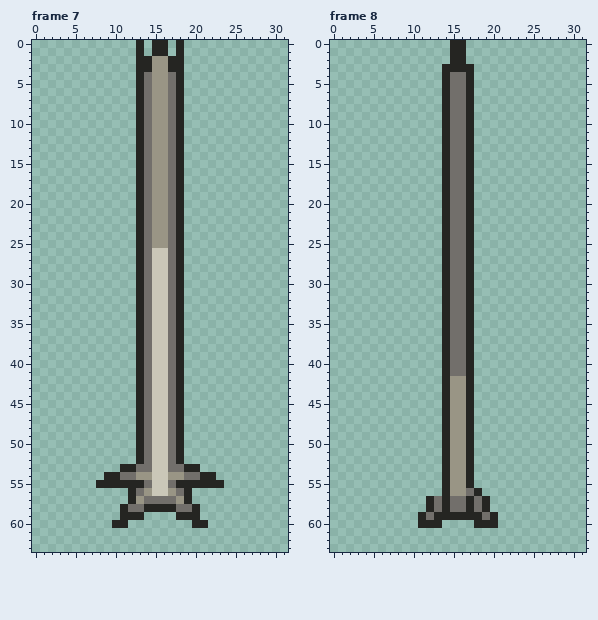
Pixel-art file -- assets/images/effects/arcane_burst.aseprite. The picture above is the old version.
32x64 pixels, 8 frames. Shown: frame 7, frame 8. The commit also changed other frames, which this record leaves out.
Once edited:
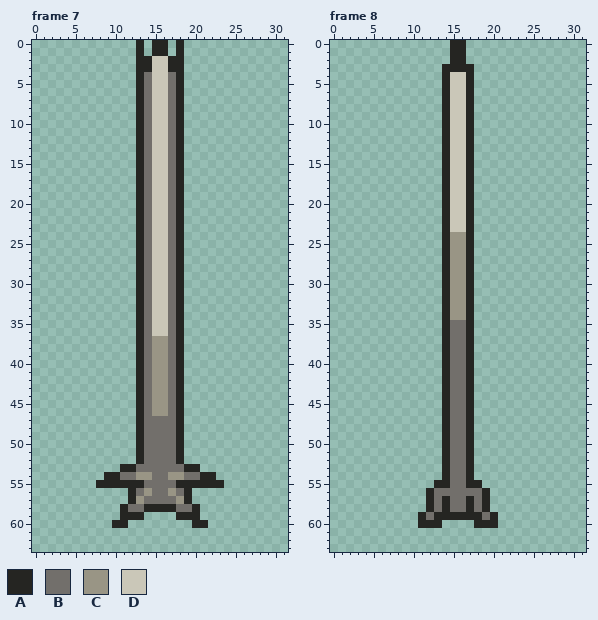
Palette (. is transparent): A #252522  B #726f6b  C #999585  D #cac7b8
From old to new:
Frame 7:
y 2..25: x 15..16 CC -> DD
y 37..46: x 15..16 DD -> CC
y 47..56: x 15..16 DD -> BB
Frame 8:
y 4..23: x 15..16 BB -> DD
y 24..34: x 15..16 BB -> CC
y 42..54: x 15..16 CC -> BB
y 55: x 13 . -> A; x 15..16 CC -> BB; x 18 . -> A
y 56: x 12..16 ..ACC -> ABBBB; x 18..19 A. -> BA
Where, in picture pixels (left, top, right, bottom), the same in both pictures:
changed: (152, 56, 168, 248)
changed: (152, 336, 168, 496)
changed: (450, 72, 466, 320)
changed: (426, 376, 490, 496)
